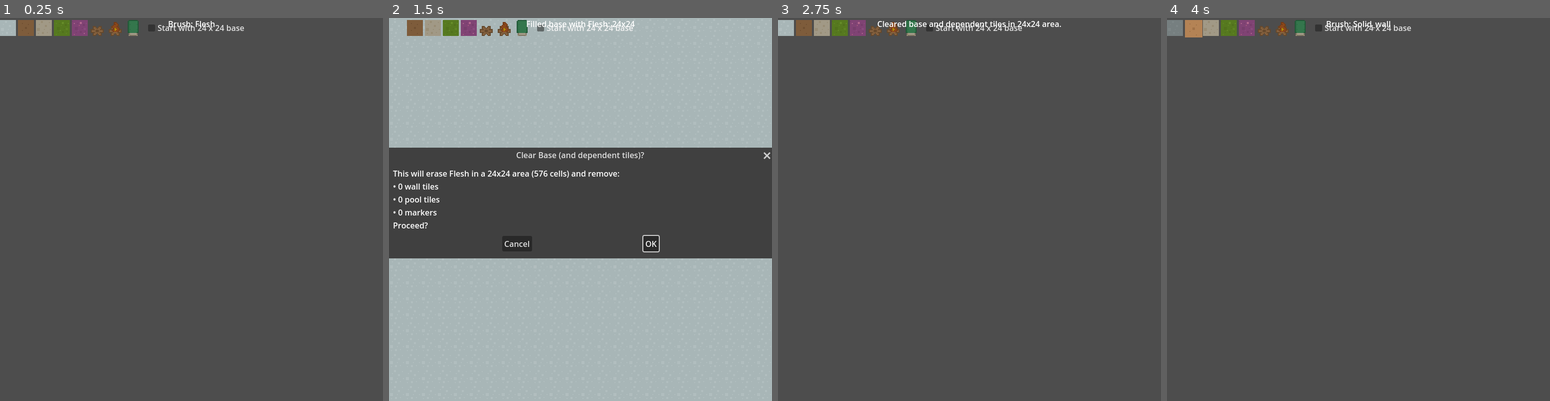
Above: before the commit, frames 1-4 (left to right).
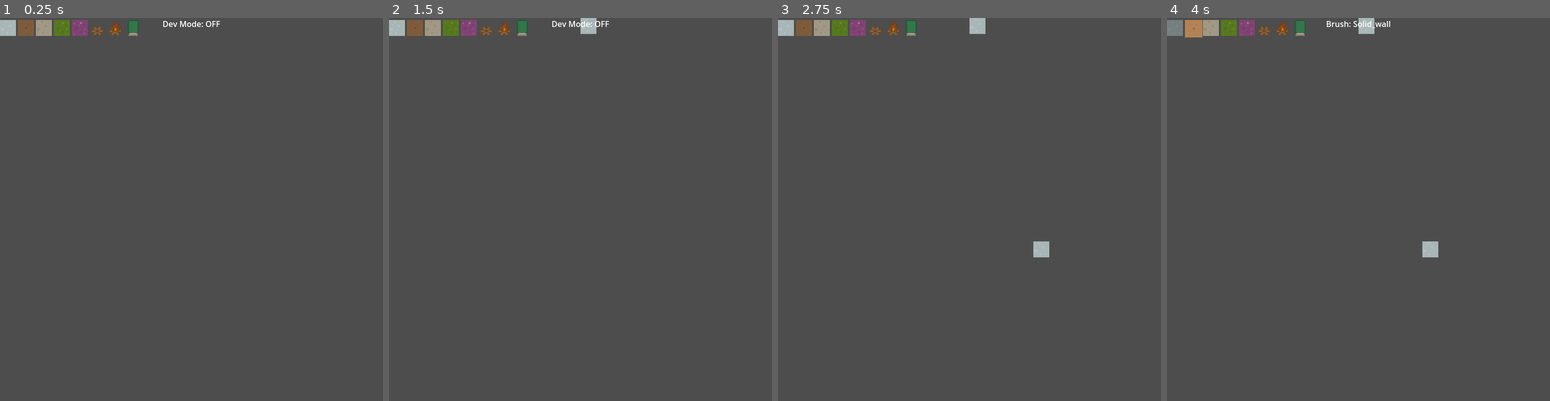
Above: after the commit, the same moments.

Repository: MushroomAlien/VerdantCoil
Game: Godot game, scene res://Scenes/BuilderMode/BuilderMode.tscn
The game is run twice, just before and just after one commit, with the same random seed, the same clock (stepped at 60 frames per second) and the same inputs. This scene is started directly instead of the project's main scene.
Inputs (mouse positions are in pixels of both pictures, inside the frame that each line leads up to):
- Up to frame 1 (0.25 s): no input
- Up to frame 2 (1.5 s): click (584, 29) at 0.5 s, where only the run before the commit has a clickable "Start with 24 x 24 base"; click (584, 29) at 1.25 s, where only the run before the commit has a clickable "Start with 24 x 24 base"
- Up to frame 3 (2.75 s): click (1038, 243) at 2 s, where only the run before the commit has a clickable "OK"
- Up to frame 4 (4 s): click (1174, 29) at 2.75 s; click (1193, 29) at 3.5 s

The runs differ from the first frame. In frame 1, 0.3% of the frame differs, in the area x 38-64%, y 0-4%; in frame 2, 71%, in the area x 0-100%, y 0-100%; in frame 3, 0.8%; in frame 4, 0.5%.

Commit message:
dev mode built. still working on builder mode.

Diff:
--- a/Scenes/BuilderMode/BuilderMode.tscn
+++ b/Scenes/BuilderMode/BuilderMode.tscn
@@ -100,3 +100,16 @@
 size = Vector2i(772, 160)
 min_size = Vector2i(420, 160)
 dialog_text = "This will erase Flesh in the seeded area and remove Walls/Pools/Markers on those cells. Continue?"
+
+[node name="DevBadge" type="Label" parent="UI"]
+anchors_preset = 3
+anchor_left = 1.0
+anchor_top = 1.0
+anchor_right = 1.0
+anchor_bottom = 1.0
+offset_left = -40.0
+offset_top = -23.0
+grow_horizontal = 0
+grow_vertical = 0
+theme_override_colors/font_color = Color(1, 0.394517, 0.0120473, 1)
+text = "DEV"
--- a/Scenes/BuilderMode/builder_mode.gd
+++ b/Scenes/BuilderMode/builder_mode.gd
@@ -18,6 +18,7 @@
 @onready var status_label: Label = $UI/StatusLabel
 @onready var start_with_flesh_cb: CheckBox = $UI/PaletteBar/PaletteRow/StartWithFlesh
 @onready var clear_base_confirm: ConfirmationDialog = $UI/ClearBaseConfirm
+@onready var dev_badge: Label = $UI/DevBadge
 
 # Size of the prefill area for Flesh (adjust to your map size)
 @export var start_flesh_rect: Rect2i = Rect2i(Vector2i(0, 0), Vector2i(24, 24))
@@ -74,9 +75,14 @@
 	if start_with_flesh_cb:
 		start_with_flesh_cb.toggled.connect(_on_start_with_flesh_toggled)
 		_apply_start_with_flesh(start_with_flesh_cb.button_pressed)
-		# Confirmation dialog for smart clear
-		if clear_base_confirm:
-			clear_base_confirm.confirmed.connect(_on_clear_base_confirmed)
+	# Confirmation dialog for smart clear
+	if clear_base_confirm:
+		clear_base_confirm.confirmed.connect(_on_clear_base_confirmed)
+	# -- DEV MODE: react to global flag and initialize UI state
+	if has_node("/root/GameFlags"):
+		var gf = get_node("/root/GameFlags")
+		gf.dev_mode_changed.connect(_on_dev_mode_changed)
+		_on_dev_mode_changed(gf.dev_mode_enabled)
 
 func _process(delta: float) -> void:
 	# Clear transient status text after a delay
@@ -399,6 +405,15 @@
 			return be
 	return null
 
+# DEV MODE gate: show/hide dev-only UI and ping status
+func _on_dev_mode_changed(enabled: bool) -> void:
+	if start_with_flesh_cb:
+		start_with_flesh_cb.visible = enabled
+	if dev_badge:
+		dev_badge.visible = enabled
+	# Friendly ping so you always know the state
+	_show_status("Dev Mode: " + ("ON" if enabled else "OFF"))
+
 func _reject(msg: String) -> bool:
 	_show_status("🚫 " + msg)
 	return false
--- /dev/null
+++ b/System/game_flags.gd
@@ -0,0 +1,21 @@
+# Global developer flags and toggle logic (Godot 4.4.1)
+extends Node
+
+signal dev_mode_changed(enabled: bool)
+
+var dev_mode_enabled: bool = false
+
+func _ready() -> void:
+	# Default ON in editor or if build has 'dev' feature; otherwise OFF.
+	dev_mode_enabled = Engine.is_editor_hint() or OS.has_feature("dev")
+	emit_signal("dev_mode_changed", dev_mode_enabled)
+
+func _unhandled_input(event: InputEvent) -> void:
+	# Runtime secret toggle: Ctrl+Alt+D (project action 'toggle_dev_mode')
+	if event.is_action_pressed("toggle_dev_mode"):
+		toggle_dev_mode()
+
+func toggle_dev_mode() -> void:
+	dev_mode_enabled = !dev_mode_enabled
+	emit_signal("dev_mode_changed", dev_mode_enabled)
+	print("Dev Mode:", dev_mode_enabled)
--- a/project.godot
+++ b/project.godot
@@ -18,6 +18,7 @@
 [autoload]
 
 Grid="*res://System/grid.gd"
+GameFlags="*res://System/game_flags.gd"
 
 [display]
 
@@ -72,6 +73,11 @@
 "events": [Object(InputEventKey,"resource_local_to_scene":false,"resource_name":"","device":-1,"window_id":0,"alt_press …(191 unchanged characters)…
 ]
 }
+toggle_dev_mode={
+"deadzone": 0.2,
+"events": [Object(InputEventKey,"resource_local_to_scene":false,"resource_name":"","device":-1,"window_id":0,"alt_pressed":true,"shift_pressed":false,"ctrl_pressed":true,"meta_pressed":false,"pressed":false,"keycode":0,"physical_keycode":68,"key_label":0,"unicode":0,"location":0,"echo":false,"script":null)
+]
+}
 
 [rendering]
 
Not shown: 1 places in Assets/Resources/flesh_tile.tres that only renumber resources
Not shown: 1 places in Scenes/Actors/crawler.tscn that only renumber resources
Not shown: 1 places in Scenes/World/ExploreMode.tscn that only renumber resources
Not shown: 1 places in System/brush_registry.tres that only renumber resources
Not shown, added: System/game_flags.gd.uid
